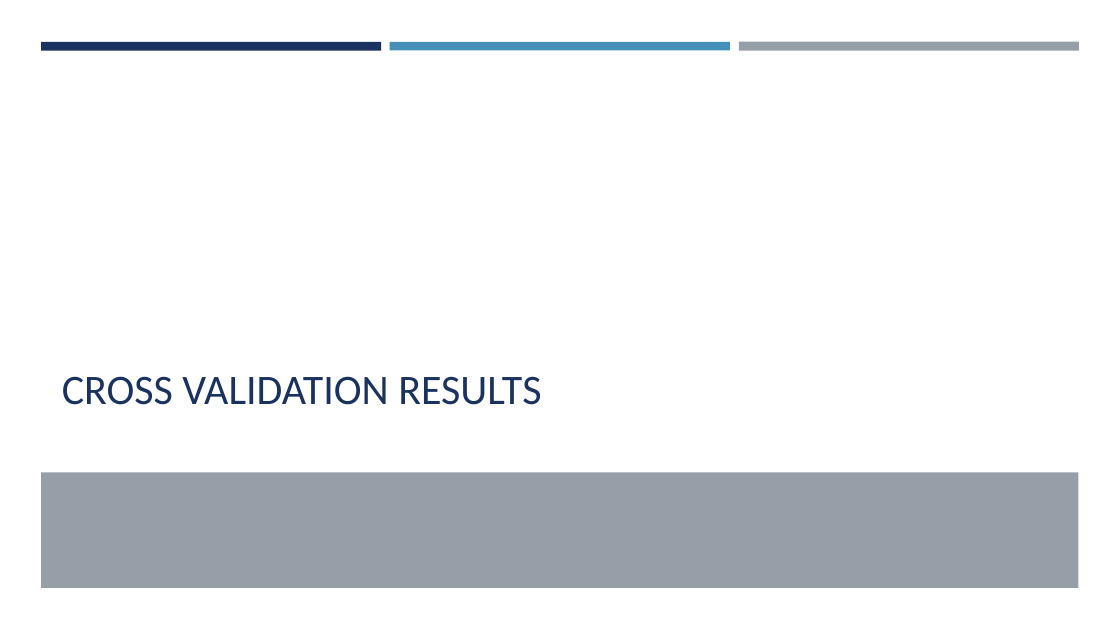
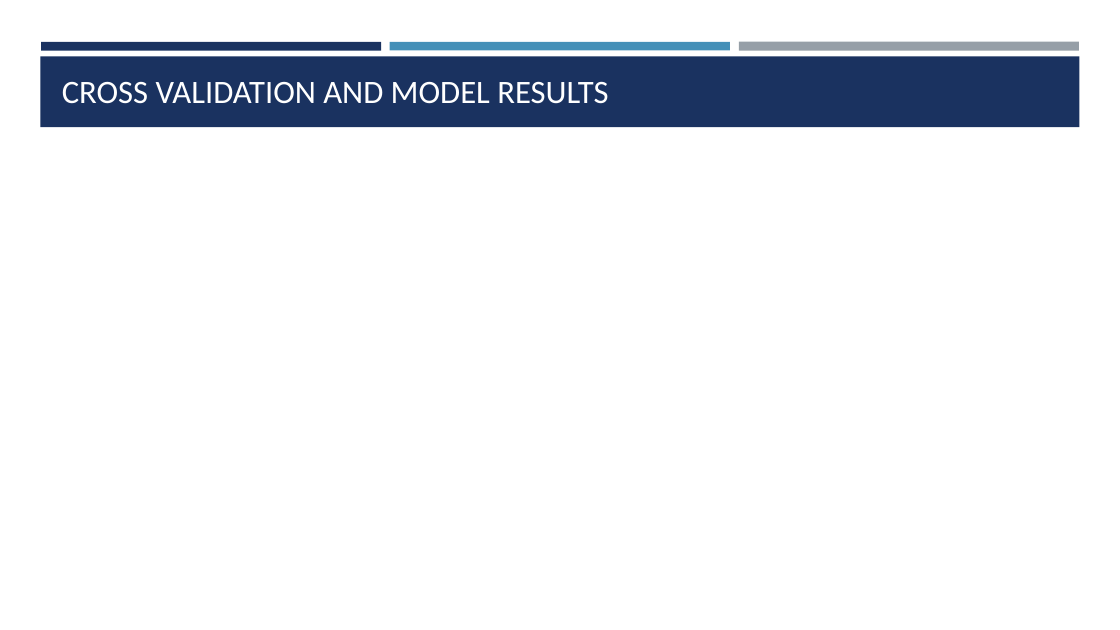
Before and after one commit to jainhsuya/msds.6306.case.study.2, a slide deck: slide 11 of Case Study 2.pptx. Drawn at 1120x630 pixels with LibreOffice and Linux fonts; fonts in the diff are those of the drawing. Boxes give left, top, right and bottom in pixels: in the first picture for what was removed or moved away, otherwise in the second. Text is boxed around its words. In the diff, an @@ line names an element or a change of style, - is before the commit and + after.

Commit message:
Missing slide Cross Validation and Conclusion slides

```diff
--- a/Case Study 2.pptx
+++ b/Case Study 2.pptx
@@ rectangle added at box(40, 56, 1080, 127), fill #1A3260 @@
@@ title at box(62, 81, 608, 104): text changed; size 36 to 28 pt; text colour #1A3260 to #FFFFFF @@
-CROSS VALIDATION RESULTS
+CROSS VALIDATION AND MODEL RESULTS
@@ rectangle removed at box(41, 472, 1079, 588) @@
```
Also in this commit, not shown: 5 other slides changed, 2 slides removed.
